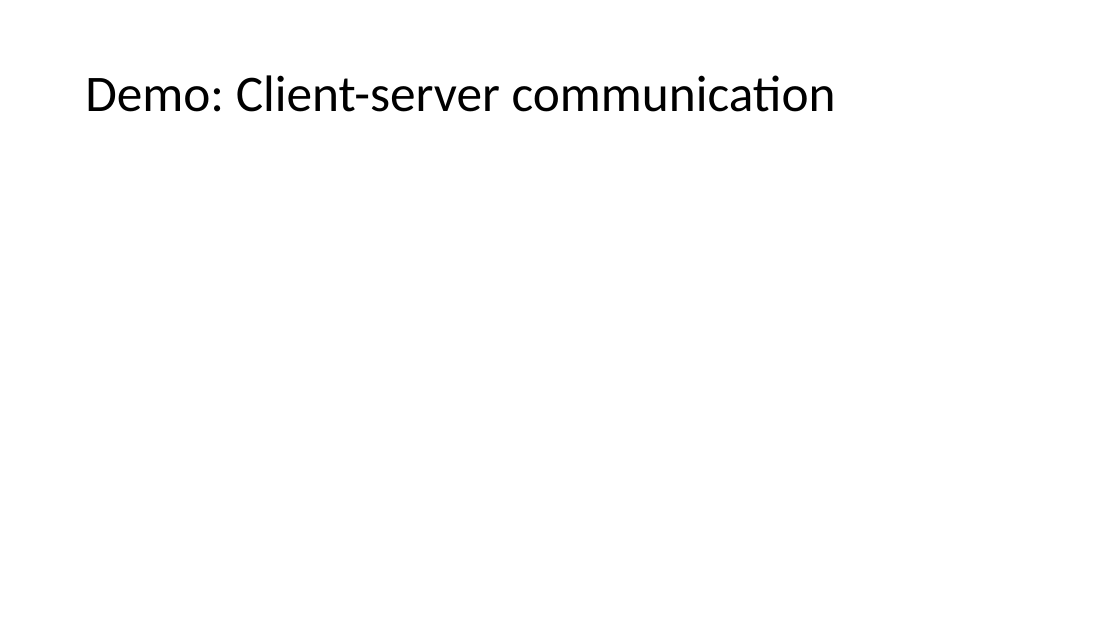
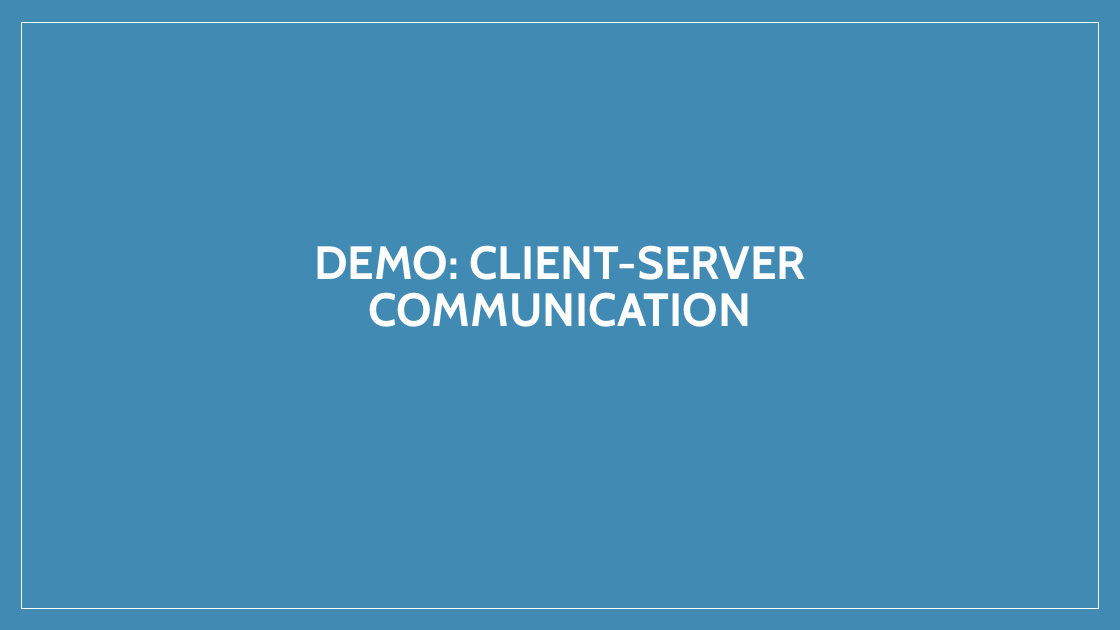
Before and after one commit to rynowak/Presentations, a slide deck: slide 22 of 2019/AusNzMeetups/blazor/slides.pptx (slide 17 before the commit). Drawn at 1120x630 pixels with LibreOffice and Linux fonts; fonts in the diff are those of the drawing. Boxes give left, top, right and bottom in pixels: in the first picture for what was removed or moved away, otherwise in the second. Text is boxed around its words. In the diff, an @@ line names an element or a change of style, - is before the commit and + after.

```diff
--- a/2019/AusNzMeetups/blazor/slides.pptx
+++ b/2019/AusNzMeetups/blazor/slides.pptx
@@ background #FFFFFF to #418AB3 @@
@@ rectangle added at (21, 23, 1098, 608), fill #418AB3, outline #FFFFFF 1 pt @@
@@ title "DEMO: CLIENT-SERVER COMMUNICATION" at (314, 245, 806, 327): vertical alignment middle to bottom @@
@@ title at (314, 245, 806, 327): text changed; size 44 to 40 pt; font Calibri to Cabin; text colour #000000 to #FFFFFF; bold on @@
-Demo: Client-server communication
+DEMO: CLIENT-SERVER COMMUNICATION
```
Also in this commit, not shown: 16 other slides changed, 11 slides added, 3 slides removed, 16 other files.
